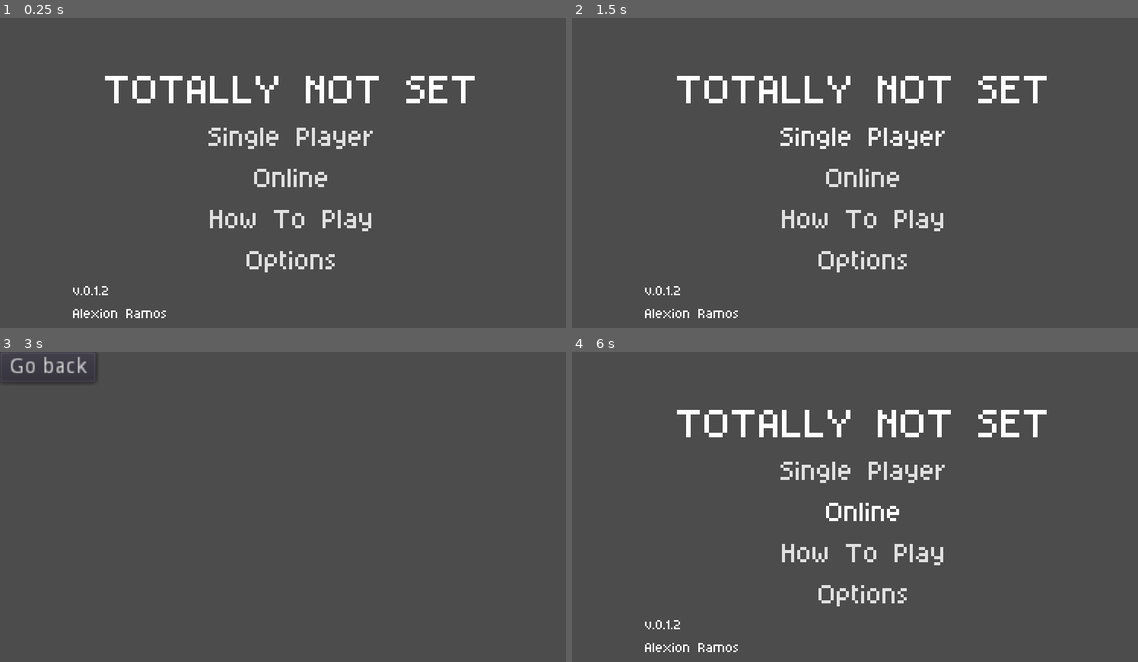
Above: before the commit, frames 1-4 (two rows, left to right).
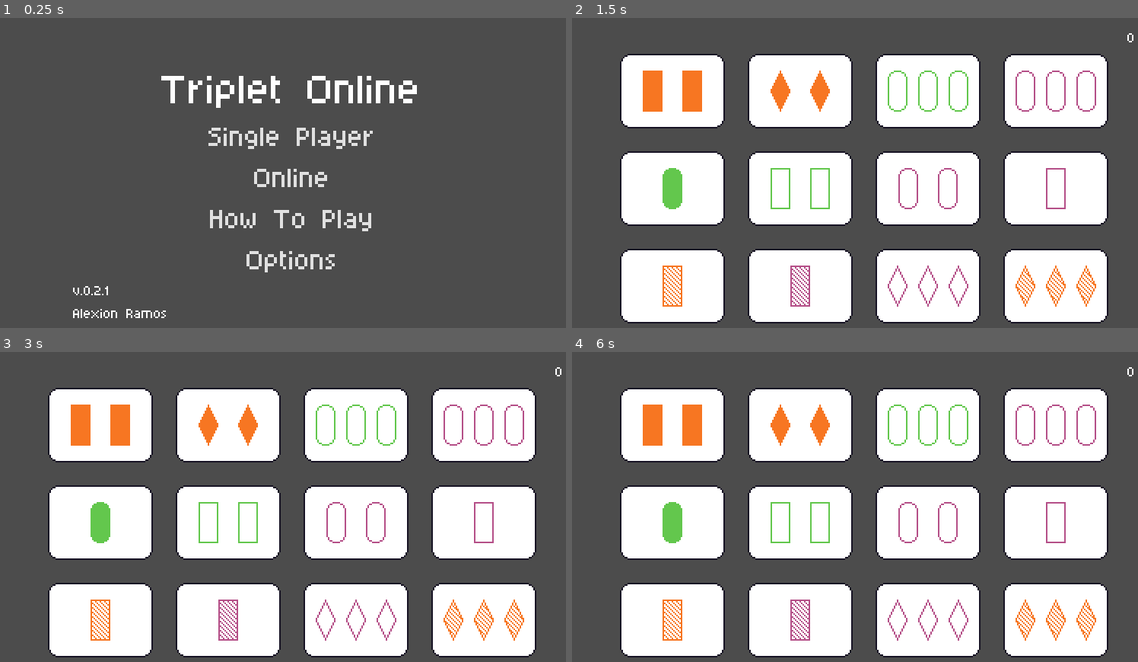
Above: after the commit, the same moments.

Repository: almos98/SetOnline
Game: Godot game, scene res://menu/start_menu.tscn
Same seed, same stepped clock (60 frames per second), same inputs: the game is played once before the commit and once after it.
Inputs (mouse positions are in pixels of both pictures, inside the frame that each line leads up to):
- Up to frame 1 (0.25 s): no input
- Up to frame 2 (1.5 s): click "Single Player" at 0.5 s; click (866, 132) at 1.25 s, where only the run before the commit has a clickable "Single Player"
- Up to frame 3 (3 s): click (294, 466) at 2 s, where only the run before the commit has a clickable "Single Player"; click (294, 507) at 2.75 s, where only the run before the commit has a clickable "Online"
- Up to frame 4 (6 s): click (617, 367) at 3.5 s, where only the run before the commit has a clickable "Go back"; click (866, 547) at 4.25 s, where only the run before the commit has a clickable "How To Play"; click (866, 590) at 5 s, where only the run before the commit has a clickable "Options"; move the mouse to (866, 522) at 5.77 s; click (866, 522) at 5.92 s

The runs differ from the first frame. In frame 1, 2.3% of the frame differs, in the area x 16-84%, y 18-90%; in frame 2, 53%; in frame 3, 53%, in the area x 0-100%, y 1-99%; in frame 4, 53%.

Commit message:
Added single player mode.

Diff:
--- a/game/board/board_data.gd
+++ b/game/board/board_data.gd
@@ -1,4 +1,6 @@
 extends Node
+
+signal matched;
 
 onready var deck := Deck.new();
 onready var selected: Array;
@@ -34,6 +36,7 @@
 		if !card.active:
 			continue;
 		card.connect("selected", self, "card_selected", [card]);
+		card.connect("deselected", self, "card_selected", [card]);
 		card.set_attributes(dealt_cards.pop_back());
 
 func card_selected(card):
@@ -47,14 +50,15 @@
 		if is_match(selected):
 			var new_cards: Array = deck.deal_cards(3);
 			for card in selected:
-				card.set_properties(new_cards.pop_back());
+				card.set_attributes(new_cards.pop_back());
 
 			matched += 1;
+			emit_signal("matched");
 		clear_selection();
 
 func clear_selection() -> void:
-	for card in selected:
-		card.toggle_selection();
+	for card in $Cards.get_children():
+		card.set_selection(false);
 	selected.clear()
 
 func is_match(cards: Array) -> bool:
--- a/game/board/board_view.tscn
+++ b/game/board/board_view.tscn
@@ -1,10 +1,12 @@
-[gd_scene load_steps=3 format=2]
+[gd_scene load_steps=4 format=2]
 
 [ext_resource path="res://game/card/card_view.tscn" type="PackedScene" id=1]
+[ext_resource path="res://game/board/board_data.tscn" type="PackedScene" id=2]
 [ext_resource path="res://game/board/board_view.gd" type="Script" id=3]
 
 [node name="BoardView" type="Node2D"]
 script = ExtResource( 3 )
+board_data_path = NodePath("Board")
 
 [node name="CardView0" parent="." instance=ExtResource( 1 )]
 position = Vector2( 34, 24 )
@@ -41,3 +43,5 @@
 
 [node name="CardView11" parent="." instance=ExtResource( 1 )]
 position = Vector2( 286, 152 )
+
+[node name="Board" parent="." instance=ExtResource( 2 )]
--- a/game/card/card_data.gd
+++ b/game/card/card_data.gd
@@ -16,36 +16,28 @@
 export(bool) var active := true setget set_active;
 
 # Validate the color value and emit attribute_changed signal.
-func set_color(new: int) -> void:
+func set_color(new: int):
 # warning-ignore:narrowing_conversion
 	new = clamp(new, 0, Enum.CardColor.size());
-	if new != color:
-		emit_signal("attribute_changed");
 	color = new
 
 
 # Validate the number value and emit attribute_changed signal.
-func set_number(new: int) -> void:
+func set_number(new: int):
 # warning-ignore:narrowing_conversion
 	new = clamp(new, 0, Enum.CardNumber.size());
-	if new != number:
-		emit_signal("attribute_changed");
 	number = new;
 
 # Validate the shape value and emit attribute_changed signal.
-func set_shape(new: int) -> void:
+func set_shape(new: int):
 # warning-ignore:narrowing_conversion
 	new = clamp(new, 0, Enum.CardShape.size());
-	if new != shape:
-		emit_signal("attribute_changed");
 	shape = new;
 
 # Validate the texture value and emit attribute_changed signal.
-func set_texture(new: int) -> void:
+func set_texture(new: int):
 # warning-ignore:narrowing_conversion
 	new = clamp(new, 0, Enum.CardTexture.size());
-	if new != texture:
-		emit_signal("attribute_changed");
 	texture = new;
 
 # Convenience function to set attributes of card_data.
@@ -60,12 +52,12 @@
 	set_number(attributes[1]);
 	set_shape(attributes[2]);
 	set_texture(attributes[3]);
+	emit_signal("attribute_changed");
 
 # Set selection and emit selected signal.
 func set_selection(new: bool) -> void:
 	if selected == new:
 		return
-
 	selected = new;
 	if selected:
 		emit_signal("selected");
--- a/game/card/card_view.gd
+++ b/game/card/card_view.gd
@@ -120,4 +120,6 @@
 
 func _input_event(_viewport: Object, event: InputEvent, _shape_idx: int):
 	if event.is_action_pressed("ui_select"):
+		if data_object == null:
+			initialize();
 		data_object.toggle_selection();
--- a/game/card/card_view.tscn
+++ b/game/card/card_view.tscn
@@ -12,15 +12,16 @@
 [ext_resource path="res://game/card/components/shape/diamond_cover.png" type="Texture" id=10]
 [ext_resource path="res://game/card/components/shape/capsule_cover.png" type="Texture" id=11]
 [ext_resource path="res://game/card/card_view.gd" type="Script" id=12]
+[ext_resource path="res://game/card/card_data.tscn" type="PackedScene" id=13]
 
 [sub_resource type="RectangleShape2D" id=1]
 extents = Vector2( 24, 34 )
 
 [node name="CardView" type="Area2D"]
-position = Vector2( 44, 34 )
 rotation = 1.5708
 scale = Vector2( 1.00319, 1 )
 script = ExtResource( 12 )
+data = NodePath("CardData")
 
 [node name="Outline" type="Sprite" parent="."]
 visible = false
@@ -103,3 +104,5 @@
 
 [node name="CollisionShape2D" type="CollisionShape2D" parent="."]
 shape = SubResource( 1 )
+
+[node name="CardData" parent="." instance=ExtResource( 13 )]
--- /dev/null
+++ b/game/modes/single_player.gd
@@ -0,0 +1,7 @@
+extends Control
+
+onready var matched := 0;
+
+func _on_Board_matched():
+	matched += 1;
+	$ScoreLabel.text = str(matched);
--- a/game/modes/single_player.tscn
+++ b/game/modes/single_player.tscn
@@ -1,13 +1,37 @@
-[gd_scene load_steps=3 format=2]
+[gd_scene load_steps=6 format=2]
 
 [ext_resource path="res://game/board/board_view.tscn" type="PackedScene" id=1]
 [ext_resource path="res://game/board/board_data.tscn" type="PackedScene" id=2]
+[ext_resource path="res://assets/fonts/aseprite_font.ttf" type="DynamicFontData" id=3]
+[ext_resource path="res://game/modes/single_player.gd" type="Script" id=4]
 
-[node name="SinglePlayer" type="Node2D"]
+[sub_resource type="DynamicFont" id=1]
+font_data = ExtResource( 3 )
+
+[node name="SinglePlayer" type="Control"]
+script = ExtResource( 4 )
+__meta__ = {
+"_edit_use_anchors_": false
+}
 
 [node name="BoardView" parent="." instance=ExtResource( 1 )]
+position = Vector2( 32, 24 )
 board_data_path = NodePath("../Board")
 
 [node name="Board" parent="." instance=ExtResource( 2 )]
 
+[node name="ScoreLabel" type="Label" parent="."]
+margin_left = 365.0
+margin_top = 5.0
+margin_right = 383.0
+margin_bottom = 32.0
+custom_fonts/font = SubResource( 1 )
+text = "0"
+__meta__ = {
+"_edit_use_anchors_": false
+}
+[connection signal="matched" from="Board" to="." method="_on_Board_matched"]
+
+[editable path="BoardView"]
+
 [editable path="Board"]
--- a/menu/start_menu.tscn
+++ b/menu/start_menu.tscn
@@ -1,7 +1,8 @@
-[gd_scene load_steps=13 format=2]
+[gd_scene load_steps=14 format=2]
 
 [ext_resource path="res://game/state/simple_menu_state.gd" type="Script" id=1]
 [ext_resource path="res://menu/multiplayer_menu.tscn" type="PackedScene" id=2]
+[ext_resource path="res://game/modes/single_player.tscn" type="PackedScene" id=3]
 
 [sub_resource type="Theme" id=1]
 
@@ -42,7 +43,7 @@
 "_edit_use_anchors_": false
 }
 buttons_path = [ NodePath("VBox/HBoxContainer/MenuButtons/SinglePlayerButton"), NodePath("VBox/HBoxContainer/MenuButtons/OnlineButton"), NodePath("VBox/HBoxContainer/MenuButtons/TutorialButton"), NodePath("VBox/HBoxContainer/MenuButtons/OptionsButton") ]
-scene_transitions = [ null, ExtResource( 2 ), null, null ]
+scene_transitions = [ ExtResource( 3 ), ExtResource( 2 ), null, null ]
 
 [node name="VBox" type="VBoxContainer" parent="."]
 margin_left = 48.0
@@ -54,11 +55,10 @@
 margin_right = 288.0
 margin_bottom = 35.0
 custom_fonts/font = SubResource( 3 )
-text = "Totally Not Set"
+text = "Triplet Online"
 align = 1
 valign = 1
 autowrap = true
-uppercase = true
 
 [node name="HBoxContainer" type="CenterContainer" parent="VBox"]
 margin_top = 39.0
@@ -131,5 +131,5 @@
 margin_right = 288.0
 margin_bottom = 178.0
 custom_fonts/font = SubResource( 10 )
-text = "v.0.1.2
+text = "v.0.2.1
 Alexion Ramos"
--- a/project.godot
+++ b/project.godot
@@ -15,7 +15,7 @@
 
 [application]
 
-config/name="TrinityOnline"
+config/name="TripletOnline"
 run/main_scene="res://menu/start_menu.tscn"
 config/icon="res://icon.png"
 
Not shown: 1 places in game/card/card_view.tscn that only renumber resources
